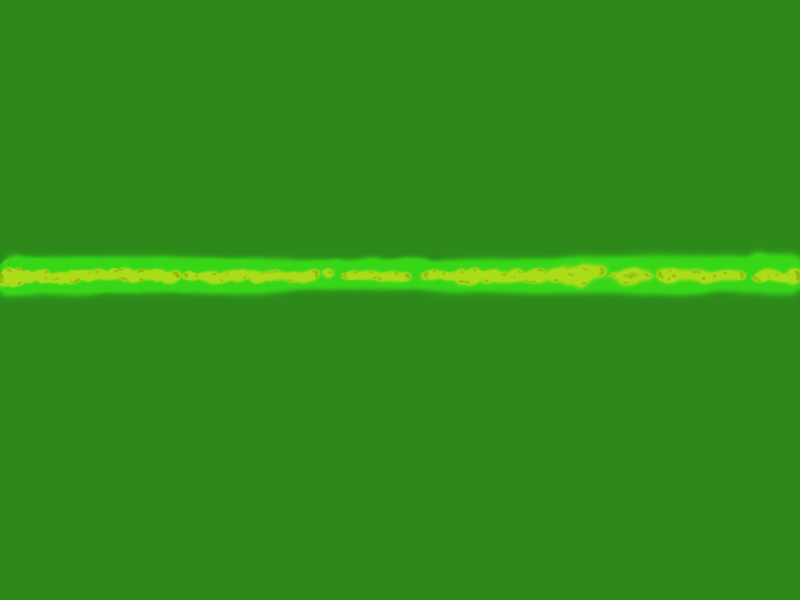
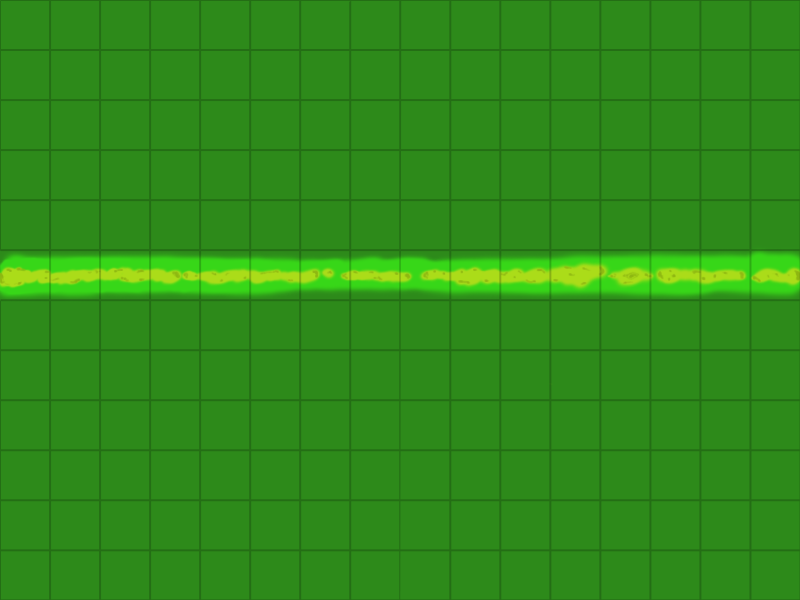
Layer changes from the first 800 × 600 image to the second:
showed "Linha 4" over box(0, 0, 800, 600)
